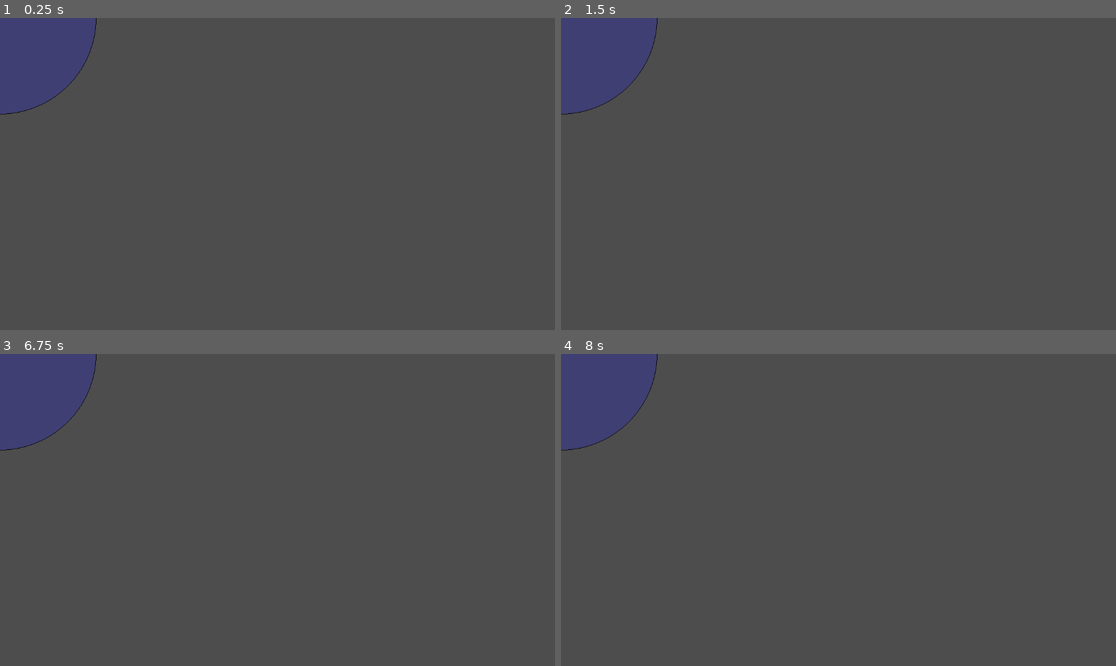
Above: before the commit, frames 1-4 (two rows, left to right).
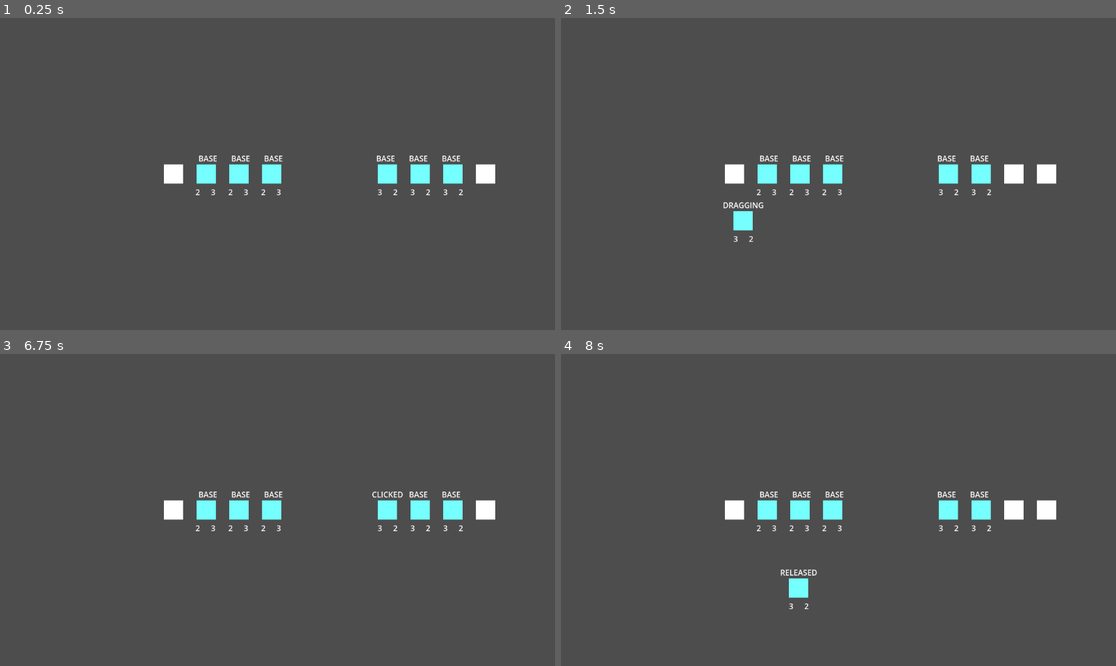
Above: after the commit, the same moments.

Repository: btoosey/Ludum-Dare-55
Game: Godot game, scene res://scenes/world.tscn
Two runs of this game, one before a commit and one after it. Both use one fixed random seed, a clock stepped at 60 frames per second and the inputs below. Before the commit the project starts from res://scenes/starmap.tscn.
Inputs (mouse positions are in pixels of both pictures, inside the frame that each line leads up to):
- Up to frame 1 (0.25 s): no input
- Up to frame 2 (1.5 s): tap Enter at 0.5 s; move the mouse to (960, 158) at 0.52 s; press the mouse at (960, 158) at 0.53 s; right-click (960, 158) at 0.8 s; release the mouse at (960, 158) at 1.25 s; tap Space at 1.25 s; drag from (727, 189) to (810, 236) at 1.27 s
- Up to frame 3 (6.75 s): tap Enter at 2, 3.5 s; move the mouse to (333, 441) at 2.02 s; press the mouse at (333, 441) at 2.03 s; right-click (333, 441) at 2.3 s; release the mouse at (333, 441) at 2.75 s; tap Space at 2.75, 4.25 s; drag from (249, 572) to (111, 463) at 2.77 s; move the mouse to (444, 556) at 3.52 s; press the mouse at (444, 556) at 3.53 s; right-click (444, 556) at 3.8 s; release the mouse at (444, 556) at 4.25 s; drag from (111, 463) to (194, 432) at 4.27 s; move the mouse to (305, 510) at 5.02 s; press the mouse at (305, 510) at 5.03 s; right-click (305, 510) at 5.3 s; release the mouse at (305, 510) at 5.75 s; drag from (194, 432) to (166, 525) at 5.77 s; move the mouse to (399, 494) at 6.52 s; press the mouse at (399, 494) at 6.53 s
- Up to frame 4 (8 s): right-click (960, 494) at 6.8 s; release the mouse at (960, 494) at 7.25 s; drag from (727, 525) to (810, 572) at 7.27 s

The runs differ from the first frame. In frame 1, 6.4% of the frame differs, in the area x 0-90%, y 0-57%; in frame 2, 6.7%, in the area x 0-90%, y 0-72%; in frame 3, 6.4%; in frame 4, 6.7%.

Commit message:
ADD: Basic summon hand mechanics
Basic ordering for the summons in hand. Plus a rudimentary copy of hand to act as enemy hand

Diff:
--- /dev/null
+++ b/global/events.gd
@@ -0,0 +1 @@
+extends Node
--- a/project.godot
+++ b/project.godot
@@ -11,9 +11,31 @@
 [application]
 
 config/name="Ludum Dare 55"
-run/main_scene="res://scenes/starmap.tscn"
+run/main_scene="res://scenes/world.tscn"
 config/features=PackedStringArray("4.2", "GL Compatibility")
 config/icon="res://icon.svg"
+
+[autoload]
+
+Events="*res://global/events.gd"
+
+[input]
+
+right_mouse={
+"deadzone": 0.5,
+"events": [Object(InputEventMouseButton,"resource_local_to_scene":false,"resource_name":"","device":-1,"window_id":0,"alt_pressed":false,"shift_pressed":false,"ctrl_pressed":false,"meta_pressed":false,"button_mask":2,"position":Vector2(130, 16),"global_position":Vector2(134, 57),"factor":1.0,"button_index":2,"canceled":false,"pressed":true,"double_click":false,"script":null)
+]
+}
+left_mouse={
+"deadzone": 0.5,
+"events": [Object(InputEventMouseButton,"resource_local_to_scene":false,"resource_name":"","device":-1,"window_id":0,"alt_pressed":false,"shift_pressed":false,"ctrl_pressed":false,"meta_pressed":false,"button_mask":1,"position":Vector2(177, 21),"global_position":Vector2(181, 62),"factor":1.0,"button_index":1,"canceled":false,"pressed":true,"double_click":false,"script":null)
+]
+}
+
+[layer_names]
+
+2d_physics/layer_1="summon_target_selector"
+2d_physics/layer_2="summon_drop_area"
 
 [rendering]
 
--- a/scenes/starmap.tscn
+++ /dev/null
@@ -1,9 +0,0 @@
-[gd_scene load_steps=2 format=3 uid="uid://7uxurbuh0wsc"]
-
-[ext_resource type="Texture2D" uid="uid://ctqao2tihmcma" path="res://assets/sprites/test_starmap_blank.png" id="1_6wa5b"]
-
-[node name="Starmap" type="Node2D"]
-
-[node name="Sprite2D" type="Sprite2D" parent="."]
-texture_filter = 1
-texture = ExtResource("1_6wa5b")
--- /dev/null
+++ b/scenes/summon_state_machine.gd
@@ -0,0 +1,48 @@
+class_name SummonStateMachine
+extends Node
+
+@export var initial_state: SummonState
+
+var current_state: SummonState
+var states := {}
+
+func init(summon: SummonUI) -> void:
+	for child in get_children():
+		if child is SummonState:
+			states[child.state] = child
+			child.transition_requested.connect(_on_transition_requested)
+			child.summon_ui = summon
+
+	if initial_state:
+		initial_state.enter()
+		current_state = initial_state
+
+func on_input(event: InputEvent) -> void:
+	if current_state:
+		current_state.on_input(event)
+
+func on_gui_input(event: InputEvent) -> void:
+	if current_state:
+		current_state.on_gui_input(event)
+
+func on_mouse_entered() -> void:
+	if current_state:
+		current_state.on_mouse_entered()
+
+func on_mouse_exited() -> void:
+	if current_state:
+		current_state.on_mouse_exited()
+
+func _on_transition_requested(from: SummonState, to: SummonState.State) -> void:
+	if from != current_state:
+		return
+
+	var	new_state: SummonState = states[to]
+	if not new_state:
+		return
+
+	if current_state:
+		current_state.exit()
+
+	new_state.enter()
+	current_state = new_state
--- /dev/null
+++ b/scenes/summon_ui/hands/summon_hand.gd
@@ -0,0 +1,11 @@
+class_name SummonHand
+extends HBoxContainer
+
+func _ready():
+	for child in get_children():
+		var summon_ui := child as SummonUI
+		summon_ui.parent = self
+		summon_ui.reparent_requested.connect(_on_summon_ui_reparent_requested)
+
+func _on_summon_ui_reparent_requested(child: SummonUI) -> void:
+	child.reparent(self)
--- /dev/null
+++ b/scenes/summon_ui/hands/summon_position.gd
@@ -0,0 +1,3 @@
+extends Area2D
+
+signal assign_summon
--- /dev/null
+++ b/scenes/summon_ui/hands/summon_position_control.gd
@@ -0,0 +1 @@
+extends Control
--- /dev/null
+++ b/scenes/summon_ui/hands/summon_position_control.tscn
@@ -0,0 +1,34 @@
+[gd_scene load_steps=4 format=3 uid="uid://eb3f5ukyhsl3"]
+
+[ext_resource type="Script" path="res://scenes/summon_ui/hands/summon_position_control.gd" id="1_vfb7v"]
+[ext_resource type="Script" path="res://scenes/summon_ui/hands/summon_position.gd" id="2_iiwyp"]
+
+[sub_resource type="RectangleShape2D" id="RectangleShape2D_fs76b"]
+size = Vector2(30, 30.5)
+
+[node name="SummonPositionControl" type="Control"]
+custom_minimum_size = Vector2(64, 0)
+layout_mode = 3
+anchors_preset = 0
+offset_right = 64.0
+offset_bottom = 72.0
+mouse_filter = 2
+script = ExtResource("1_vfb7v")
+
+[node name="ColorRect" type="ColorRect" parent="."]
+layout_mode = 0
+offset_left = 12.0
+offset_top = 16.0
+offset_right = 52.0
+offset_bottom = 56.0
+mouse_filter = 2
+
+[node name="SummonPosition" type="Area2D" parent="."]
+collision_layer = 2
+script = ExtResource("2_iiwyp")
+
+[node name="PositionDropArea" type="CollisionShape2D" parent="SummonPosition"]
+position = Vector2(32, 36.25)
+shape = SubResource("RectangleShape2D_fs76b")
+
+[connection signal="assign_summon" from="SummonPosition" to="." method="_on_summon_position_assign_summon"]
--- /dev/null
+++ b/scenes/summon_ui/summon_states/summon_base_state.gd
@@ -0,0 +1,22 @@
+extends SummonState
+
+var summon_ui_hovered := false
+
+func enter() -> void:
+	if not summon_ui.is_node_ready():
+		await summon_ui.ready
+
+	summon_ui.reparent_requested.emit(summon_ui)
+	summon_ui.state.text = "BASE"
+	summon_ui.pivot_offset = Vector2.ZERO
+
+func on_gui_input(event: InputEvent) -> void:
+	if event.is_action_pressed("left_mouse") and summon_ui_hovered:
+		summon_ui.pivot_offset = summon_ui.get_global_mouse_position() - summon_ui.global_position
+		transition_requested.emit(self, SummonState.State.CLICKED)
+
+func on_mouse_entered() -> void:
+	summon_ui_hovered = true
+
+func on_mouse_exited() -> void:
+	summon_ui_hovered = false
--- /dev/null
+++ b/scenes/summon_ui/summon_states/summon_clicked_state.gd
@@ -0,0 +1,10 @@
+extends SummonState
+
+func enter() -> void:
+	summon_ui.state.text = "CLICKED"
+	summon_ui.drop_point_detector.monitoring = true
+
+
+func on_input(event: InputEvent) -> void:
+	if event is InputEventMouseMotion:
+		transition_requested.emit(self, SummonState.State.DRAGGING)
--- /dev/null
+++ b/scenes/summon_ui/summon_states/summon_dragging_state.gd
@@ -0,0 +1,29 @@
+extends SummonState
+
+const DRAG_MINIMUM_THRESHOLD := 0.05
+var minimum_drag_time_elapsed := false
+
+func enter() -> void:
+	var ui_layer := get_tree().get_first_node_in_group("ui_layer")
+	if ui_layer:
+		summon_ui.reparent(ui_layer)
+
+	summon_ui.state.text = "DRAGGING"
+
+	minimum_drag_time_elapsed = false
+	var threshold_timer := get_tree().create_timer(DRAG_MINIMUM_THRESHOLD, false)
+	threshold_timer.timeout.connect(func(): minimum_drag_time_elapsed = true)
+
+func on_input(event: InputEvent) -> void:
+	var mouse_motion := event is InputEventMouseMotion
+	var cancel = event.is_action_pressed("right_mouse")
+	var confirm = event.is_action_released("left_mouse") or event.is_action_pressed("left_mouse")
+
+	if mouse_motion:
+		summon_ui.global_position = summon_ui.get_global_mouse_position() - summon_ui.pivot_offset
+
+	if cancel:
+		transition_requested.emit(self, SummonState.State.BASE)
+	elif minimum_drag_time_elapsed and confirm:
+		get_viewport().set_input_as_handled()
+		transition_requested.emit(self, SummonState.State.RELEASED)
--- /dev/null
+++ b/scenes/summon_ui/summon_states/summon_released_state.gd
@@ -0,0 +1,20 @@
+extends SummonState
+
+var played: bool
+
+func enter() -> void:
+	summon_ui.state.text = "RELEASED"
+
+	played = false
+
+	if not summon_ui.targets.is_empty():
+		played = true
+		print("play", summon_ui ,"for targets:", summon_ui.targets)
+		summon_ui.targets[0].assign_summon.emit(summon_ui)
+
+		transition_requested.emit(self, SummonState.State.BASE)
+
+
+
+func on_input(_event: InputEvent) -> void:
+	transition_requested.emit(self, SummonState.State.BASE)
--- /dev/null
+++ b/scenes/summon_ui/summon_states/summon_state.gd
@@ -0,0 +1,28 @@
+class_name SummonState
+extends Node
+
+enum State {BASE, CLICKED, DRAGGING, AIMING, RELEASED}
+
+signal transition_requested(from: SummonState, to: State)
+
+@export var state: State
+
+var summon_ui: SummonUI
+
+func enter() -> void:
+	pass
+
+func exit() -> void:
+	pass
+
+func on_input(_event: InputEvent) -> void:
+	pass
+
+func on_gui_input(_event: InputEvent) -> void:
+	pass
+
+func on_mouse_entered() -> void:
+	pass
+
+func on_mouse_exited() -> void:
+	pass
--- /dev/null
+++ b/scenes/summon_ui/summons/summon_ui.gd
@@ -0,0 +1,33 @@
+class_name SummonUI
+extends Control
+
+signal reparent_requested(which_summon_ui: SummonUI)
+
+@onready var state: Label = $state
+@onready var drop_point_detector: Area2D = $DropPointDetector
+@onready var summon_state_machine: SummonStateMachine = $SummonStateMachine as SummonStateMachine
+@onready var targets: Array[Node] = []
+
+var parent: Control
+
+func _ready() -> void:
+	summon_state_machine.init(self)
+
+func _input(event: InputEvent) -> void:
+	summon_state_machine.on_input(event)
+
+func _on_gui_input(event: InputEvent) -> void:
+	summon_state_machine.on_gui_input(event)
+
+func _on_mouse_entered() -> void:
+	summon_state_machine.on_mouse_entered()
+
+func _on_mouse_exited() -> void:
+	summon_state_machine.on_mouse_exited()
+
+func _on_drop_point_detector_area_entered(area):
+	if not targets.has(area):
+		targets.append(area)
+
+func _on_drop_point_detector_area_exited(area):
+	targets.erase(area)
--- /dev/null
+++ b/scenes/summon_ui/summons/summon_ui.tscn
@@ -0,0 +1,136 @@
+[gd_scene load_steps=9 format=3 uid="uid://d1jft1v6kqhxb"]
+
+[ext_resource type="Script" path="res://scenes/summon_ui/summons/summon_ui.gd" id="1_3ppa8"]
+[ext_resource type="Script" path="res://scenes/summon_state_machine.gd" id="2_p2m5t"]
+[ext_resource type="Script" path="res://scenes/summon_ui/summon_states/summon_base_state.gd" id="3_m8iew"]
+[ext_resource type="Script" path="res://scenes/summon_ui/summon_states/summon_clicked_state.gd" id="4_7j6d3"]
+[ext_resource type="Script" path="res://scenes/summon_ui/summon_states/summon_dragging_state.gd" id="5_fqct5"]
+[ext_resource type="Script" path="res://scenes/summon_ui/summon_states/summon_released_state.gd" id="6_2t1fh"]
+
+[sub_resource type="CircleShape2D" id="CircleShape2D_ufxqr"]
+radius = 8.06226
+
+[sub_resource type="GDScript" id="GDScript_rib6q"]
+script/source = "extends SummonState
+
+const MOUSE_Y_SNAPBACK_THRESHOLD := 138
+
+func enter() -> void:
+	summon_ui.state.text = \"AIMING\"
+	summon_ui.targets.clear()
+	summon_ui.drop_point_detector.monitoring = false
+	Events.summon_aim_started.emit(summon_ui)
+
+func exit() -> void:
+	Events.summon_aim_ended.emit(summon_ui)
+
+func on_input(event: InputEvent) -> void:
+	var mouse_motion := event is InputEventMouseMotion
+	var mouse_at_bottom := summon_ui.get_global_mouse_position().y > MOUSE_Y_SNAPBACK_THRESHOLD
+
+	if (mouse_motion and mouse_at_bottom) or event.is_action_pressed(\"right_mouse\"):
+		transition_requested.emit(self, SummonState.State.BASE)
+	elif event.is_action_released(\"left_mouse\") or event.is_action_pressed(\"left_mouse\"):
+		get_viewport().set_input_as_handled()
+		transition_requested.emit(self, SummonState.State.RELEASED)
+"
+
+[node name="SummonUI" type="Control"]
+custom_minimum_size = Vector2(64, 64)
+layout_mode = 3
+anchors_preset = 0
+offset_right = 64.0
+offset_bottom = 64.0
+script = ExtResource("1_3ppa8")
+
+[node name="ColorRect" type="ColorRect" parent="."]
+layout_mode = 1
+anchors_preset = 8
+anchor_left = 0.5
+anchor_top = 0.5
+anchor_right = 0.5
+anchor_bottom = 0.5
+offset_left = -20.0
+offset_top = -20.0
+offset_right = 20.0
+offset_bottom = 20.0
+grow_horizontal = 2
+grow_vertical = 2
+mouse_filter = 2
+color = Color(0.458824, 1, 1, 1)
+
+[node name="state" type="Label" parent="."]
+layout_mode = 1
+anchors_preset = 5
+anchor_left = 0.5
+anchor_right = 0.5
+offset_left = -23.0
+offset_top = -8.0
+offset_right = 24.0
+offset_bottom = 15.0
+grow_horizontal = 2
+text = "STATE"
+
+[node name="Stats" type="Control" parent="."]
+layout_mode = 1
+anchors_preset = 7
+anchor_left = 0.5
+anchor_top = 1.0
+anchor_right = 0.5
+anchor_bottom = 1.0
+grow_horizontal = 2
+grow_vertical = 0
+mouse_filter = 2
+
+[node name="Attack" type="Label" parent="Stats"]
+layout_mode = 0
+offset_left = 12.0
+offset_top = -10.0
+offset_right = 22.0
+offset_bottom = 13.0
+text = "2"
+
+[node name="Health" type="Label" parent="Stats"]
+layout_mode = 0
+offset_left = -20.0
+offset_top = -10.0
+offset_right = -10.0
+offset_bottom = 13.0
+text = "3"
+
+[node name="DropPointDetector" type="Area2D" parent="."]
+position = Vector2(32, 31)
+collision_mask = 2
+monitorable = false
+
+[node name="CollisionShape2D" type="CollisionShape2D" parent="DropPointDetector"]
+shape = SubResource("CircleShape2D_ufxqr")
+
+[node name="SummonStateMachine" type="Node" parent="." node_paths=PackedStringArray("initial_state")]
+script = ExtResource("2_p2m5t")
+initial_state = NodePath("SummonBaseState")
+
+[node name="SummonBaseState" type="Node" parent="SummonStateMachine"]
+script = ExtResource("3_m8iew")
+
+[node name="SummonClickedState" type="Node" parent="SummonStateMachine"]
+script = ExtResource("4_7j6d3")
+state = 1
+
+[node name="SummonDraggingState" type="Node" parent="SummonStateMachine"]
+script = ExtResource("5_fqct5")
+state = 2
+
+[node name="SummonReleasedState" type="Node" parent="SummonStateMachine"]
+script = ExtResource("6_2t1fh")
+state = 4
+
+[node name="SummonAimingState" type="Node" parent="SummonStateMachine"]
+script = SubResource("GDScript_rib6q")
+state = 3
+
+[connection signal="gui_input" from="." to="." method="_on_gui_input"]
+[connection signal="mouse_entered" from="." to="." method="_on_mouse_entered"]
+[connection signal="mouse_exited" from="." to="." method="_on_mouse_exited"]
+[connection signal="area_entered" from="DropPointDetector" to="." method="_on_drop_point_detector_area_entered"]
+[connection signal="area_exited" from="DropPointDetector" to="." method="_on_drop_point_detector_area_exited"]
--- /dev/null
+++ b/scenes/world.tscn
@@ -0,0 +1,148 @@
+[gd_scene load_steps=4 format=3 uid="uid://cr8nqrukv0eq2"]
+
+[ext_resource type="PackedScene" uid="uid://eb3f5ukyhsl3" path="res://scenes/summon_ui/hands/summon_position_control.tscn" id="1_7v1xo"]
+[ext_resource type="Script" path="res://scenes/summon_ui/hands/summon_hand.gd" id="1_fk863"]
+[ext_resource type="PackedScene" uid="uid://d1jft1v6kqhxb" path="res://scenes/summon_ui/summons/summon_ui.tscn" id="1_lnr7w"]
+
+[node name="World" type="Node2D"]
+
+[node name="BattleUI" type="CanvasLayer" parent="." groups=["ui_layer"]]
+
+[node name="PlayerHands" type="Control" parent="BattleUI"]
+layout_mode = 3
+anchors_preset = 8
+anchor_left = 0.5
+anchor_top = 0.5
+anchor_right = 0.5
+anchor_bottom = 0.5
+offset_left = -20.0
+offset_top = -20.0
+offset_right = 20.0
+offset_bottom = 20.0
+grow_horizontal = 2
+grow_vertical = 2
+
+[node name="SummonHand" type="Control" parent="BattleUI/PlayerHands"]
+layout_mode = 3
+anchors_preset = 0
+offset_left = -229.0
+offset_right = 40.0
+offset_bottom = 40.0
+
+[node name="SummonSlots" type="HBoxContainer" parent="BattleUI/PlayerHands/SummonHand"]
+layout_mode = 1
+anchors_preset = 6
+anchor_left = 1.0
+anchor_top = 0.5
+anchor_right = 1.0
+anchor_bottom = 0.5
+offset_left = -268.0
+offset_top = -36.0
+offset_bottom = 36.0
+grow_horizontal = 0
+grow_vertical = 2
+alignment = 2
+
+[node name="SummonPositionControl" parent="BattleUI/PlayerHands/SummonHand/SummonSlots" instance=ExtResource("1_7v1xo")]
+layout_mode = 2
+
+[node name="SummonPositionControl2" parent="BattleUI/PlayerHands/SummonHand/SummonSlots" instance=ExtResource("1_7v1xo")]
+layout_mode = 2
+
+[node name="SummonPositionControl3" parent="BattleUI/PlayerHands/SummonHand/SummonSlots" instance=ExtResource("1_7v1xo")]
+layout_mode = 2
+
+[node name="SummonPositionControl4" parent="BattleUI/PlayerHands/SummonHand/SummonSlots" instance=ExtResource("1_7v1xo")]
+layout_mode = 2
+
+[node name="Summons" type="HBoxContainer" parent="BattleUI/PlayerHands"]
+layout_direction = 3
+layout_mode = 1
+anchors_preset = 4
+anchor_top = 0.5
+anchor_bottom = 0.5
+offset_top = -36.0
+offset_right = 268.0
+offset_bottom = 36.0
+grow_vertical = 2
+script = ExtResource("1_fk863")
+
+[node name="SummonUI" parent="BattleUI/PlayerHands/Summons" instance=ExtResource("1_lnr7w")]
+layout_mode = 2
+
+[node name="SummonUI2" parent="BattleUI/PlayerHands/Summons" instance=ExtResource("1_lnr7w")]
+layout_mode = 2
+
+[node name="SummonUI3" parent="BattleUI/PlayerHands/Summons" instance=ExtResource("1_lnr7w")]
+layout_mode = 2
+
+[node name="EnemyHands" type="Control" parent="BattleUI"]
+layout_mode = 3
+anchors_preset = 8
+anchor_left = 0.5
+anchor_top = 0.5
+anchor_right = 0.5
+anchor_bottom = 0.5
+offset_left = 424.0
+offset_top = -20.0
+offset_right = 464.0
+offset_bottom = 20.0
+grow_horizontal = 2
+grow_vertical = 2
+
+[node name="EnemySummonHand" type="Control" parent="BattleUI/EnemyHands"]
+layout_mode = 3
+anchors_preset = 0
+offset_left = -229.0
+offset_right = 40.0
+offset_bottom = 40.0
+
+[node name="SummonSlots" type="HBoxContainer" parent="BattleUI/EnemyHands/EnemySummonHand"]
+layout_mode = 1
+anchors_preset = 6
+anchor_left = 1.0
+anchor_top = 0.5
+anchor_right = 1.0
+anchor_bottom = 0.5
+offset_left = -268.0
+offset_top = -36.0
+offset_bottom = 36.0
+grow_horizontal = 0
+grow_vertical = 2
+alignment = 2
+
+[node name="SummonPositionControl" parent="BattleUI/EnemyHands/EnemySummonHand/SummonSlots" instance=ExtResource("1_7v1xo")]
+layout_mode = 2
+
+[node name="SummonPositionControl2" parent="BattleUI/EnemyHands/EnemySummonHand/SummonSlots" instance=ExtResource("1_7v1xo")]
+layout_mode = 2
+
+[node name="SummonPositionControl3" parent="BattleUI/EnemyHands/EnemySummonHand/SummonSlots" instance=ExtResource("1_7v1xo")]
+layout_mode = 2
+
+[node name="SummonPositionControl4" parent="BattleUI/EnemyHands/EnemySummonHand/SummonSlots" instance=ExtResource("1_7v1xo")]
+layout_mode = 2
+
+[node name="Summons" type="HBoxContainer" parent="BattleUI/EnemyHands"]
+layout_direction = 2
+layout_mode = 1
+anchors_preset = 6
+anchor_left = 1.0
+anchor_top = 0.5
+anchor_right = 1.0
+anchor_bottom = 0.5
+offset_left = -268.0
+offset_top = -36.0
+offset_bottom = 36.0
+grow_horizontal = 0
+grow_vertical = 2
+script = ExtResource("1_fk863")
+
+[node name="SummonUI" parent="BattleUI/EnemyHands/Summons" instance=ExtResource("1_lnr7w")]
+layout_mode = 2
+
+[node name="SummonUI2" parent="BattleUI/EnemyHands/Summons" instance=ExtResource("1_lnr7w")]
+layout_mode = 2
+
+[node name="SummonUI3" parent="BattleUI/EnemyHands/Summons" instance=ExtResource("1_lnr7w")]
+layout_mode = 2
